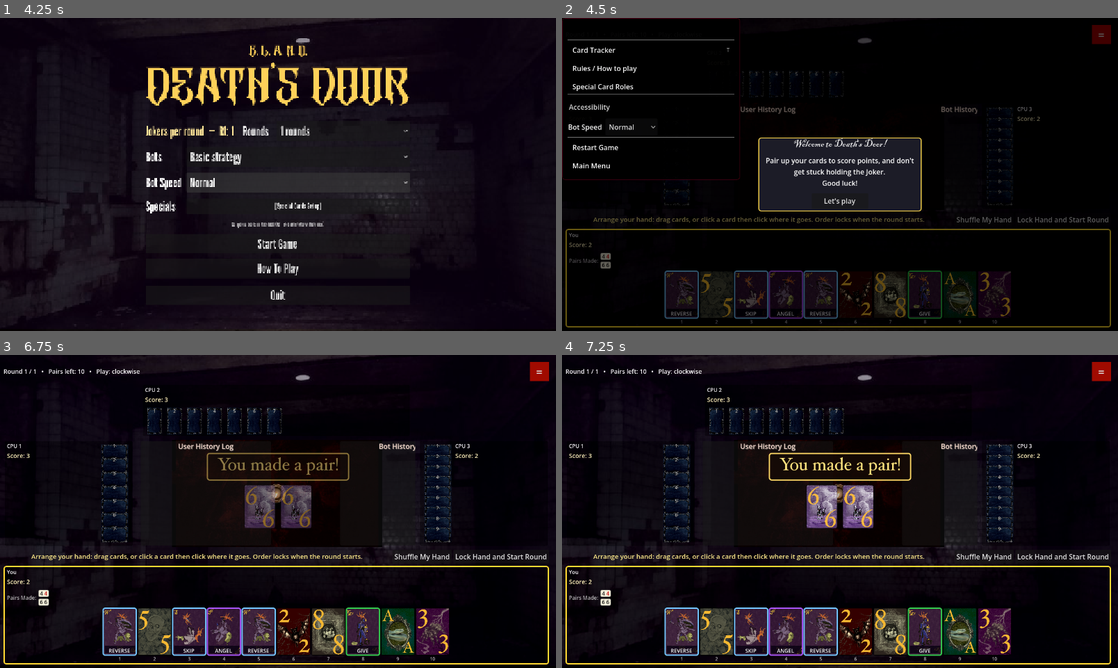
Above: before the commit, frames 1-4 (two rows, left to right).
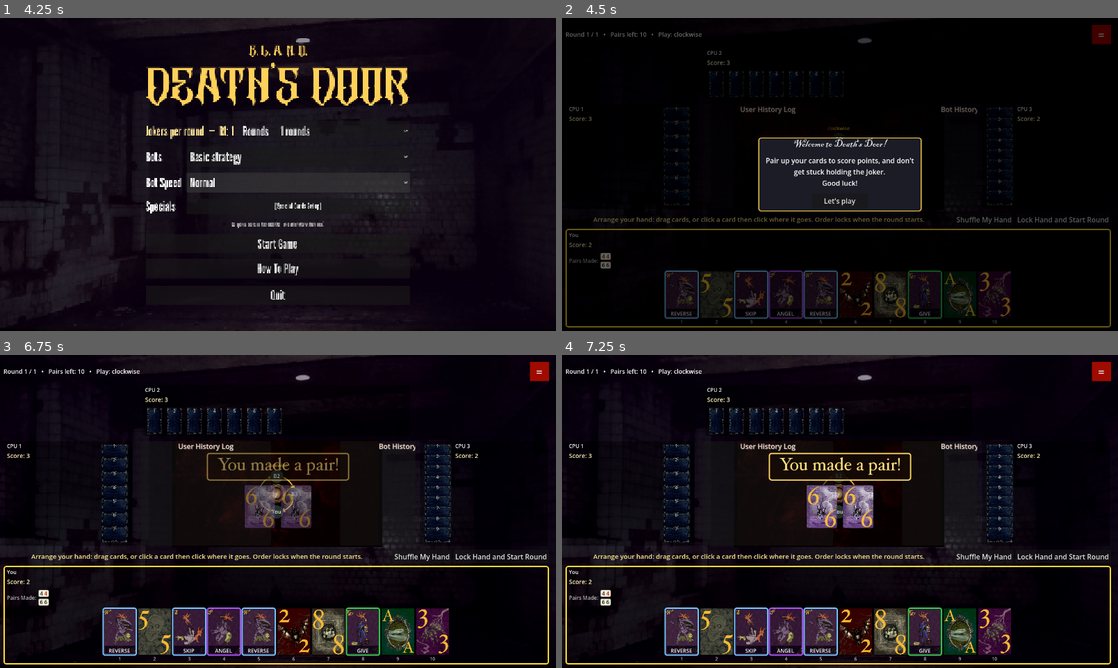
Above: after the commit, the same moments.

Repository: louibasmu/BLANd-
Game: Godot game, scene res://BaseGame/6. Cover_Screen/cover_screen.tscn
Two runs of this game, one before a commit and one after it. Both use one fixed random seed, a clock stepped at 60 frames per second and the inputs below.
Inputs (mouse positions are in pixels of both pictures, inside the frame that each line leads up to):
- Up to frame 1 (4.25 s): click (294, 224) at 0.5 s; click "SKIP" at 1.25 s; click "SKIP" at 2 s; click "Normal" at 2.75 s; click "Normal" at 3.5 s
- Up to frame 2 (4.5 s): click "Start Game" at 4.25 s
- Up to frame 3 (6.75 s): click "Lock Hand and Start Round" at 5 s; click "Lock Hand and Start Round" at 5.75 s; click "Let's play" at 6.5 s
- Up to frame 4 (7.25 s): no input

Frame 1 is identical in both runs. In frame 2, 1.4% of the frame differs, in the area x 0-52%, y 0-52%; in frame 3, 0.2%; in frame 4, less than 0.1%.

Commit message:
fixed compass location and updated elevator pitch

Diff:
--- a/game-dev-seminar/BaseGame/5. CardTable/game_table.tscn
+++ b/game-dev-seminar/BaseGame/5. CardTable/game_table.tscn
@@ -324,14 +324,13 @@
 stretch_mode = 6
 
 [node name="CompassCenter" type="CenterContainer" parent="margin/root/MidSlot/Mid/CenterArea" unique_id=1829671266]
-visible = false
 layout_mode = 1
 anchors_preset = -1
 anchor_bottom = 1.0
-offset_left = 208.0
-offset_top = 3.0
-offset_right = 553.0
-offset_bottom = 3.0
+offset_left = 149.0
+offset_top = -6.0
+offset_right = 494.0
+offset_bottom = -6.0
 grow_horizontal = 2
 grow_vertical = 2
 size_flags_horizontal = 3
@@ -570,7 +569,6 @@
 unique_name_in_owner = true
 oversampling_override = 1.0
 size = Vector2i(410, 372)
-visible = true
 transient_to_focused = true
 exclude_from_capture = true
 theme_override_styles/panel = SubResource("StyleBoxFlat_g8l5e")
@@ -581,8 +579,8 @@
 anchor_bottom = 1.0
 offset_left = 8.0
 offset_top = 6.0
-offset_right = -8.0
-offset_bottom = -6.0
+offset_right = 402.0
+offset_bottom = 366.0
 grow_horizontal = 2
 grow_vertical = 2
 theme_override_constants/margin_left = 6
Not shown, changed: Docs/GDD (Markdown).md
